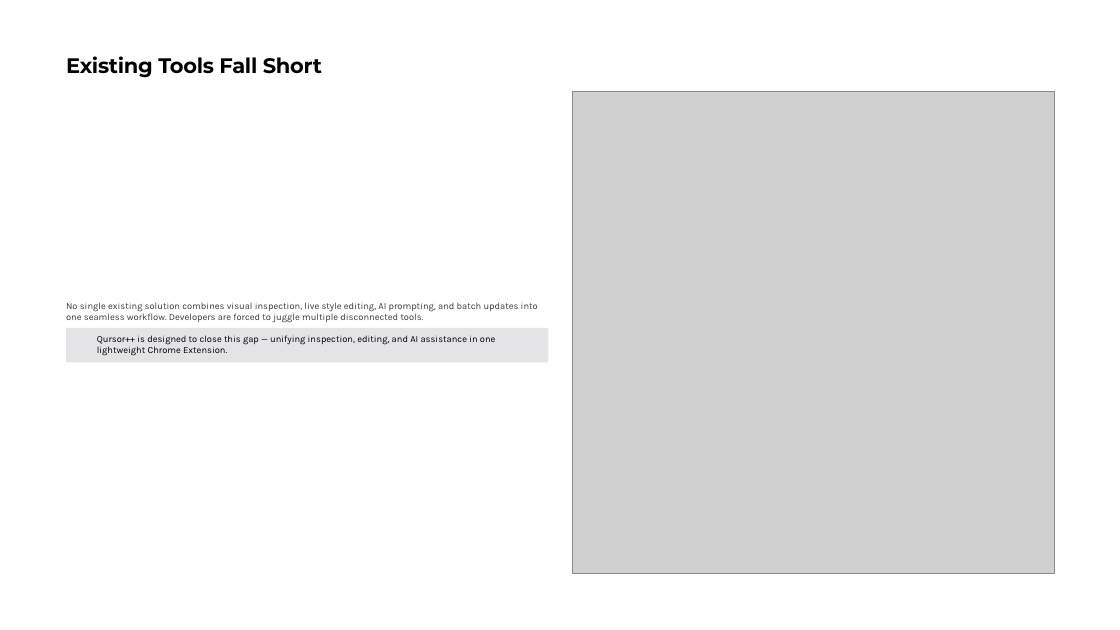
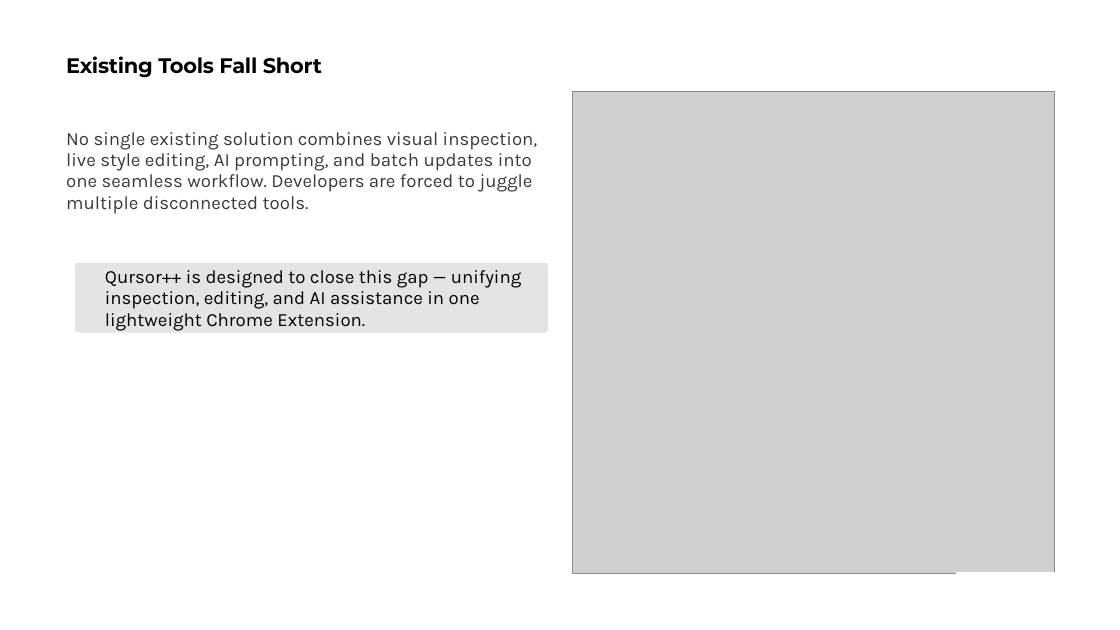
Before and after one commit to ChiragVasava/DOMLens, a slide deck: slide 4 of AI-Powered-UI-Inspector-and-DevTools-Companion.pptx. Drawn at 1120x630 pixels with LibreOffice and Linux fonts; fonts in the diff are those of the drawing; grey boxes stand for pictures; background and template pictures are left out. Boxes give left, top, right and bottom in pixels: in the first picture for what was removed or moved away, otherwise in the second. Text is boxed around its words. In the diff, an @@ line names an element or a change of style, - is before the commit and + after.

```diff
--- a/AI-Powered-UI-Inspector-and-DevTools-Companion.pptx
+++ b/AI-Powered-UI-Inspector-and-DevTools-Companion.pptx
@@ text "No single existing solution combines ..." at <box>66,132,538,214</box>: size 6 to 12 pt @@
@@ text "No single existing solution combines ...": place and size @@
-text "No single existing solution combines ..." at <box>66,302,538,323</box>
+text "No single existing solution combines ..." at <box>66,132,538,214</box>
@@ rounded rectangle: place and size @@
-rounded rectangle at <box>66,328,549,363</box>
+rounded rectangle at <box>75,263,548,333</box>
@@ text "Qursor++ is designed to close ...": place and size @@
-text "Qursor++ is designed to close ..." at <box>97,335,496,356</box>
+text "Qursor++ is designed to close ..." at <box>105,270,521,331</box>
@@ text "Qursor++ is designed to close ..." at <box>105,270,521,331</box>: size 6 to 12 pt @@
@@ rectangle added at <box>958,573,1114,627</box>, fill #FFFFFF, outline #FFFFFF 1 pt @@
```
Also in this commit, not shown: 14 other slides changed, 25 other files.
